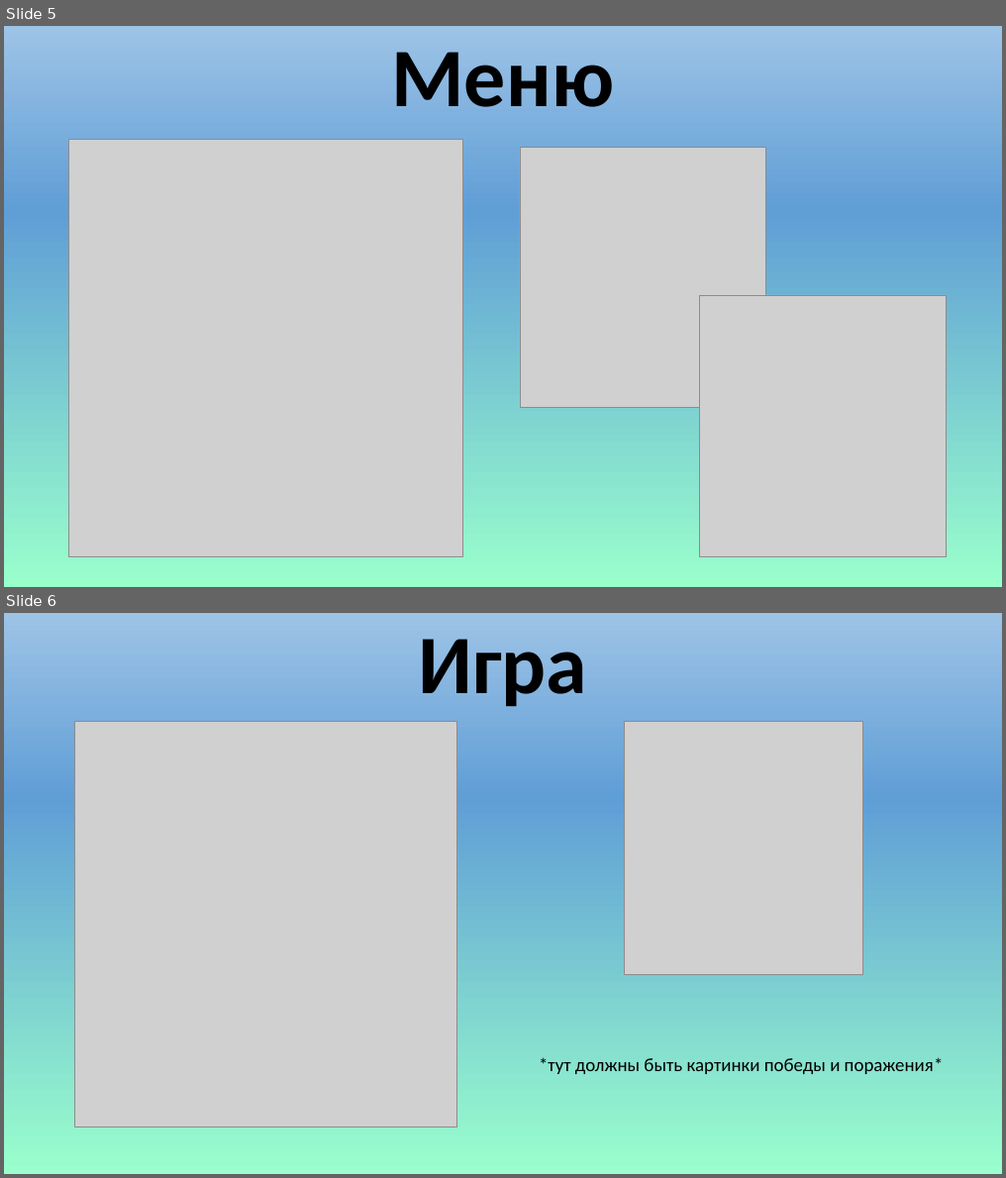
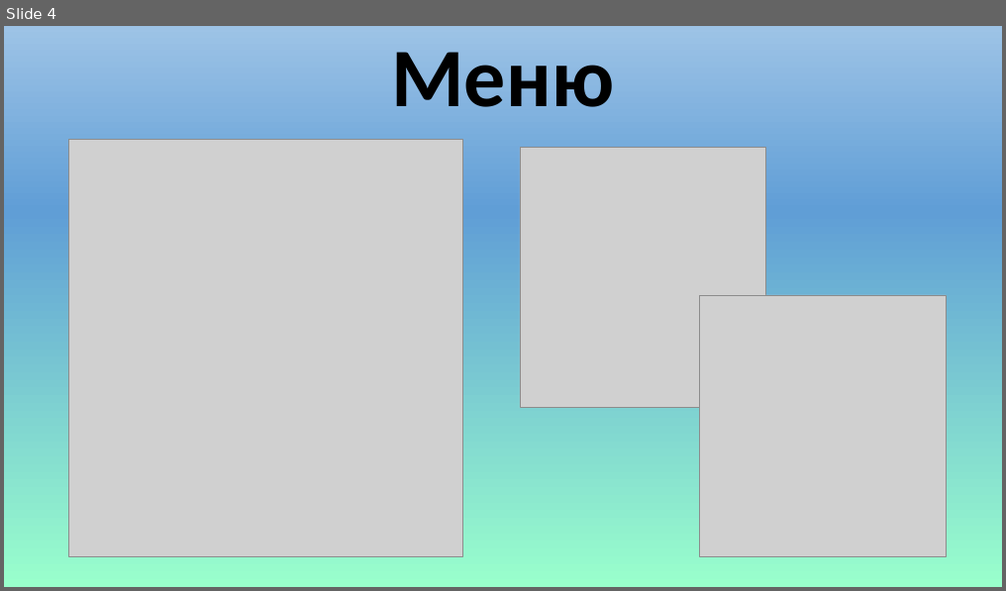
Before and after one commit to Virashu/danmaku, a slide deck: docs/presentation.pptx. Shown one above the other, each under a label of ours: slides 5 and 6 before the commit, slide 4 after it. The pictures are 1006x1178 and 1006x591 pixels, drawn with LibreOffice and Linux fonts; fonts in the diff are those of the drawing; grey boxes stand for pictures. Boxes give left, top, right and bottom in pixels: in the first picture for what was removed or moved away, otherwise in the second. Text is boxed around its words. In the diff, an @@ line names an element or a change of style, - is before the commit and + after.

```diff
--- a/docs/presentation.pptx
+++ b/docs/presentation.pptx
@@ slide 6 removed at (4, 613, 1002, 1174), background gradient #99FFCC to #609ED6 to #9DC3E6 @@
@@ title removed at (418, 639, 587, 707) @@
-Игра
@@ picture removed at (74, 722, 456, 1128) @@
@@ picture removed at (624, 722, 862, 975) @@
@@ text removed at (539, 1058, 944, 1074) @@
-*тут должны быть картинки победы и поражения*
@@ what was slide 5 is now slide 4 @@
```
Also in this commit, not shown: 5 slides changed, 2 slides added, 2 other slides removed.
